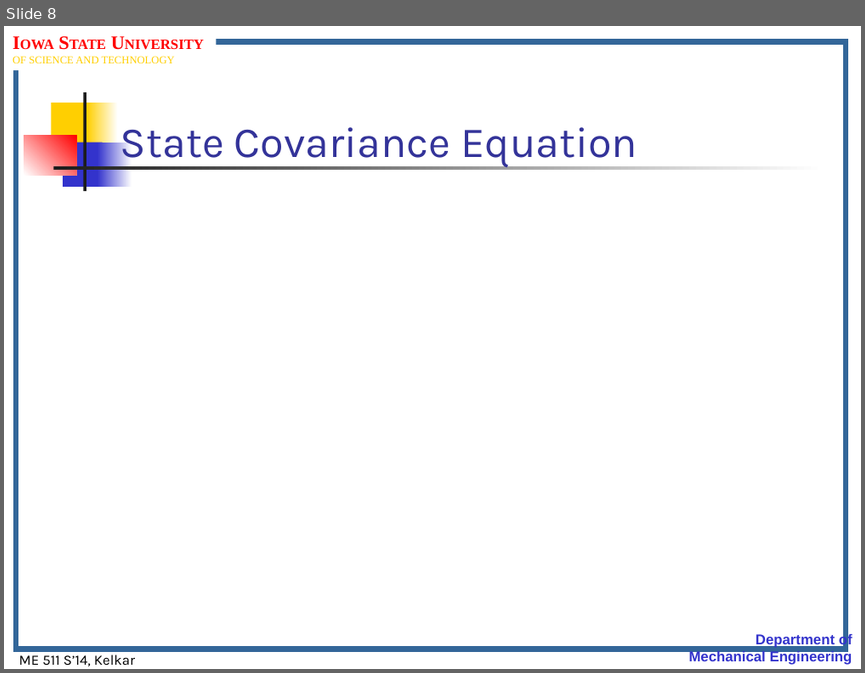
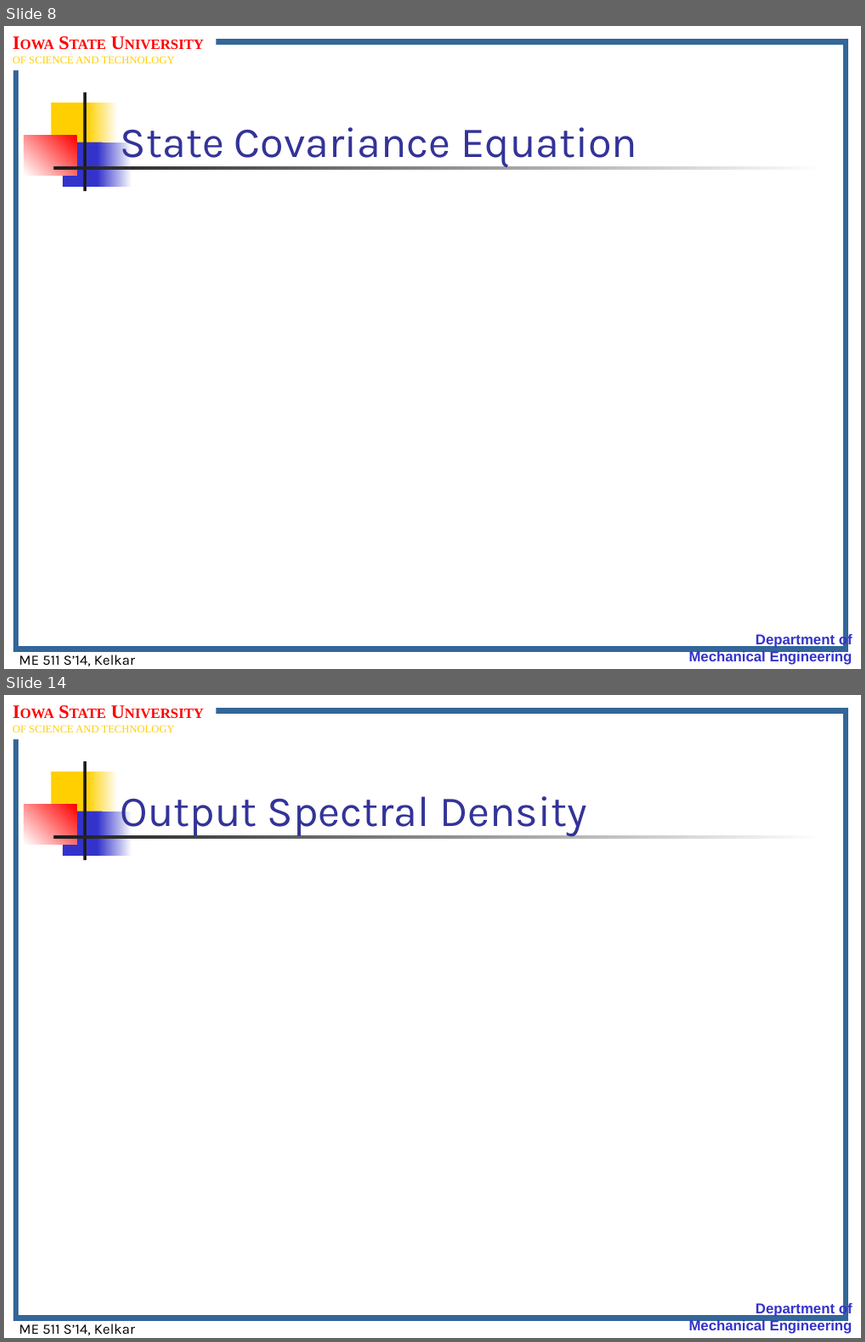
Before and after one commit to jasonnicholson/ME_511_Spring_2014_Lectures, a slide deck: me511_S14__Lect.Notes_Set19.pptm. Shown one above the other, each under a label of ours: slide 8 before the commit, slides 8 and 14 after it; the slides between them are not shown. The pictures are 865x673 and 865x1342 pixels, drawn with LibreOffice and Linux fonts; fonts in the diff are those of the drawing; grey boxes stand for pictures; background and template pictures are left out. Boxes give left, top, right and bottom in pixels: in the first picture for what was removed or moved away, otherwise in the second. Text is boxed around its words. In the diff, an @@ line names an element or a change of style, - is before the commit and + after.

```diff
--- a/me511_S14__Lect.Notes_Set19.pptm
+++ b/me511_S14__Lect.Notes_Set19.pptm
@@ slide 14 added at (x1=4, y1=695, x2=861, y2=1338), background #FFFFFF; not listed: 11 template elements that a slide beside it also shows @@
@@ title added at (x1=120, y1=796, x2=586, y2=837), 36 pt, text #333399 @@
+Output Spectral Density
```
Also in this commit, not shown: 1 slide changed, 35 other slides added, 2 other files.
